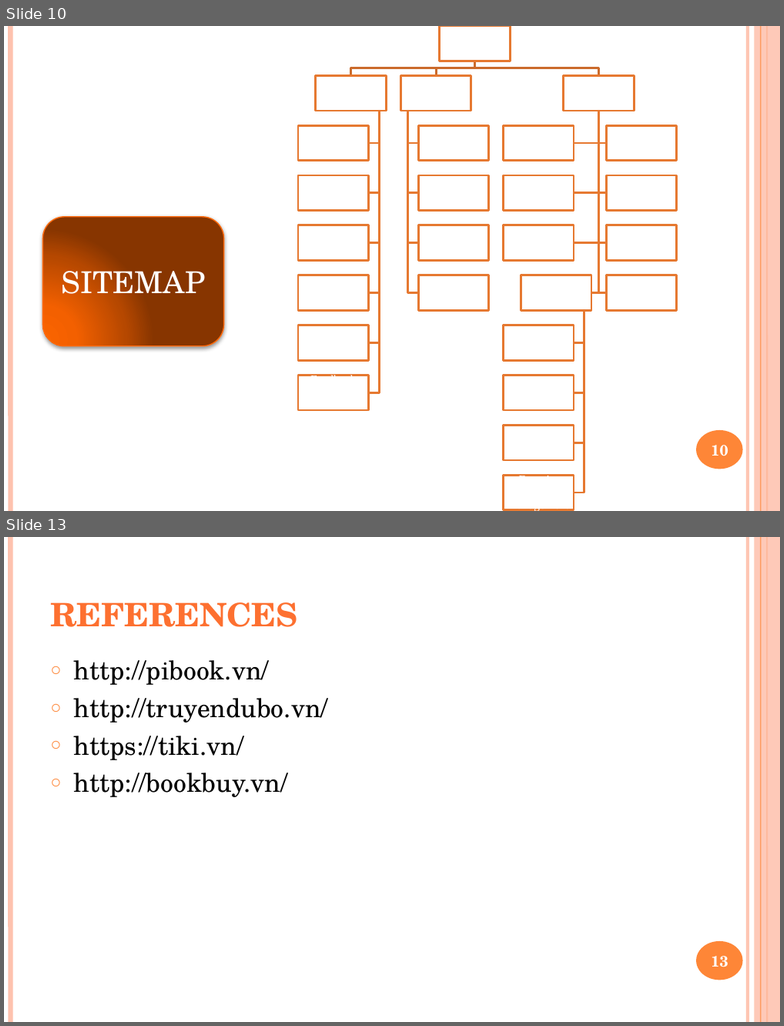
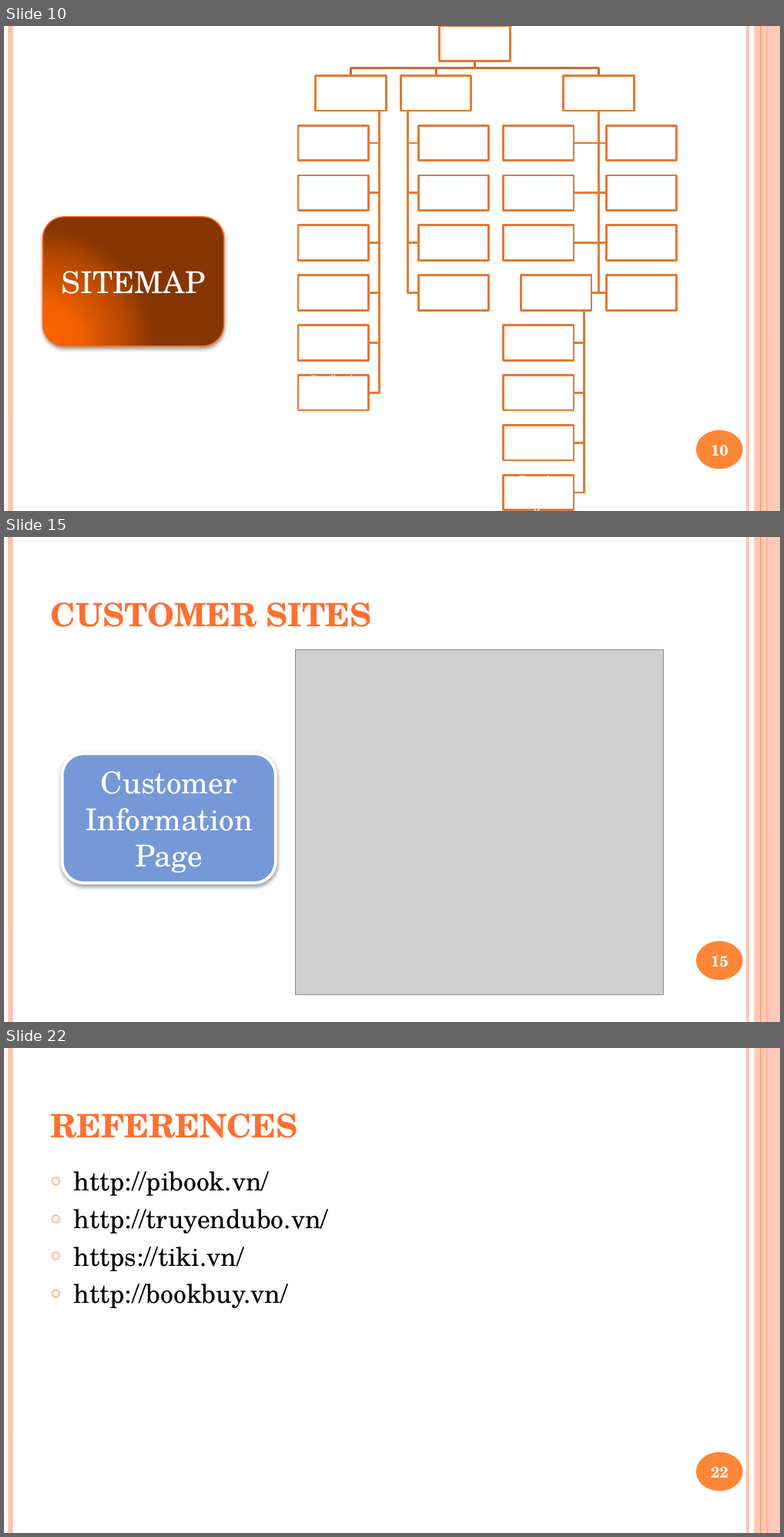
Before and after one commit to yutovsjohan/final_project, a slide deck: document_final/final_project.pptx. Shown one above the other, each under a label of ours: slides 10 and 13 before the commit, slides 10, 15 and 22 after it; the slides between them are not shown. The pictures are 784x1026 and 784x1537 pixels, drawn with LibreOffice and Linux fonts; fonts in the diff are those of the drawing; grey boxes stand for pictures. Boxes give left, top, right and bottom in pixels: in the first picture for what was removed or moved away, otherwise in the second. Text is boxed around its words. In the diff, an @@ line names an element or a change of style, - is before the commit and + after.

```diff
--- a/document_final/final_project.pptx
+++ b/document_final/final_project.pptx
@@ slide 15 added at [4, 537, 780, 1022], background #FFFFFF; not listed: 6 template elements that a slide beside it also shows @@
@@ title added at [50, 602, 372, 627], 30 pt, text gradient #FF8D61 to #FE7131 to #EB6A15 to #CB601A to #C75E1A, bold @@
+CUSTOMER SITES
@@ picture added at [296, 650, 664, 995] @@
@@ rounded rectangle added at [63, 753, 276, 883], fill #7598D9, outline #FFFFFF 2.75 pt, 28 pt, text #FFFFFF @@
+Customer Information Page
@@ page number added at [711, 956, 729, 967], 14 pt, text #FFFFFF, bold @@
+15
@@ what was slide 13 is now slide 22 @@
@@ page number at [711, 1467, 729, 1478]: text changed @@
-13
+22
```
Also in this commit, not shown: 2 slides changed, 8 other slides added, 3 other files.
